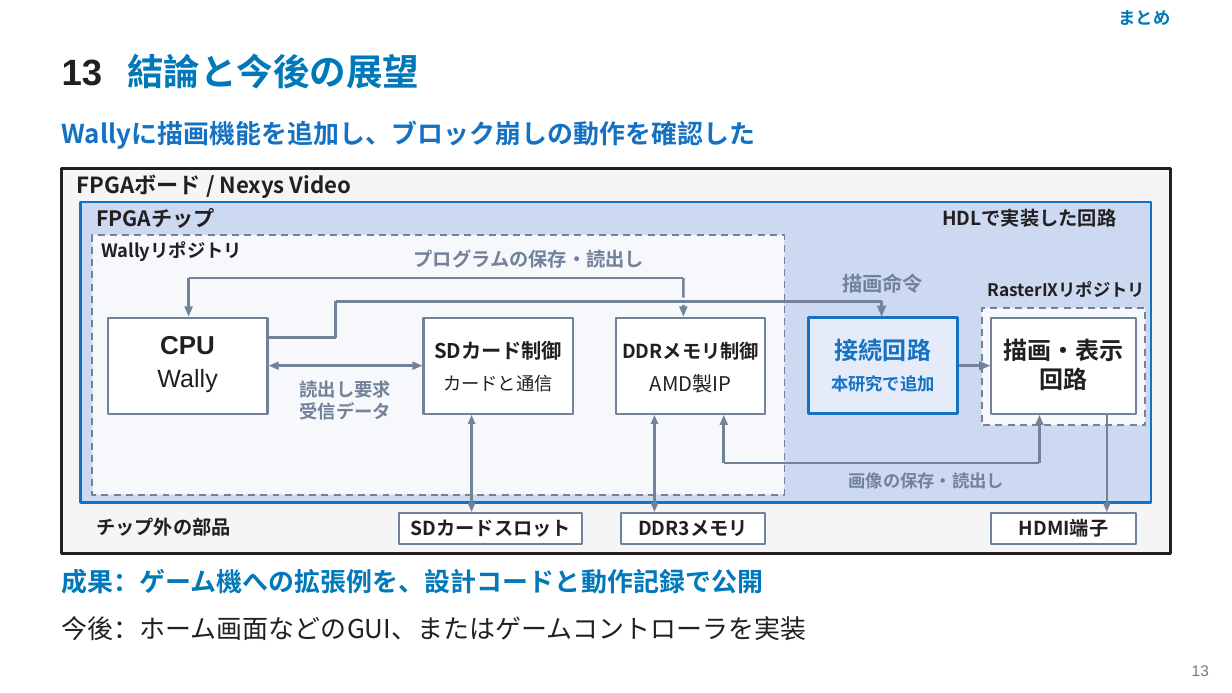
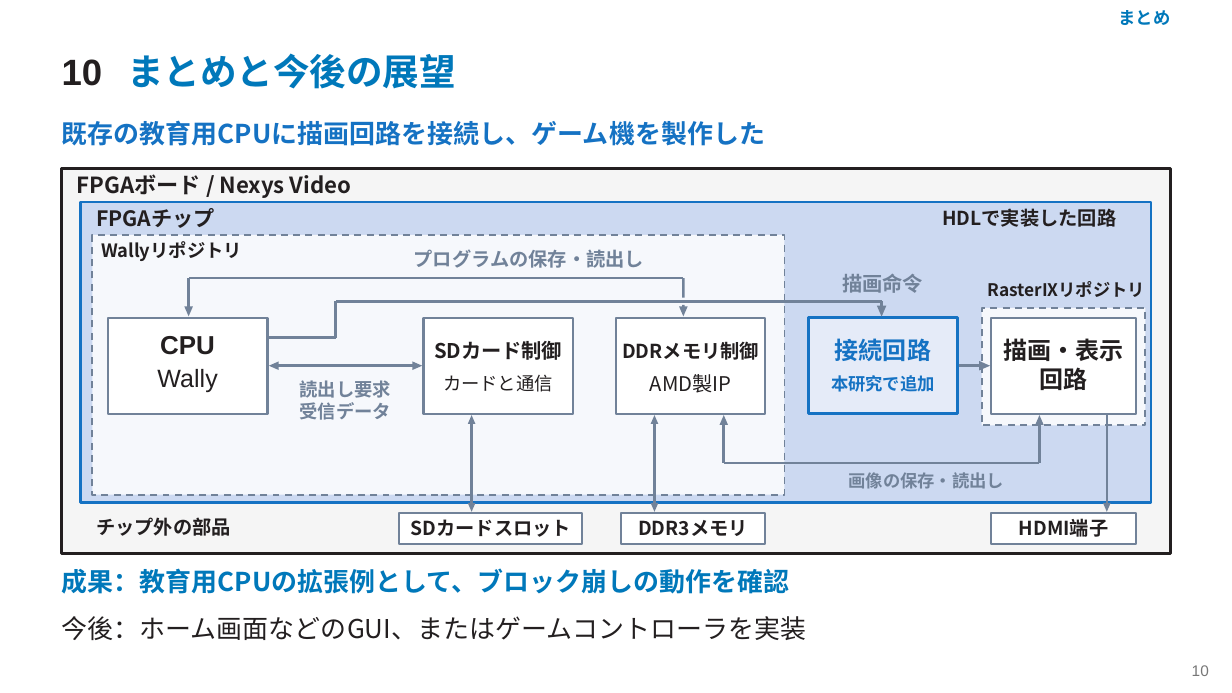
Before and after one commit to SoshiroFujimori/wally-game-console-research, a slide deck: slide 10 of docs/presentation/中間発表_主要事項.pptx (slide 13 before the commit). Drawn at 1232x693 pixels with LibreOffice and Linux fonts; fonts in the diff are those of the drawing. Boxes give left, top, right and bottom in pixels: in the first picture for what was removed or moved away, otherwise in the second. Text is boxed around its words. In the diff, an @@ line names an element or a change of style, - is before the commit and + after.

```diff
--- a/docs/presentation/中間発表_主要事項.pptx
+++ b/docs/presentation/中間発表_主要事項.pptx
@@ text at (62,59,103,86): text changed @@
-13
+10
@@ text at (127,53,456,89): text changed @@
-結論と今後の展望
+まとめと今後の展望
@@ text at (62,120,765,146): text changed @@
-Wallyに描画機能を追加し、ブロック崩しの動作を確認した
+既存の教育用CPUに描画回路を接続し、ゲーム機を製作した
@@ text at (62,568,790,594): text changed @@
-成果：ゲーム機への拡張例を、設計コードと動作記録で公開
+成果：教育用CPUの拡張例として、ブロック崩しの動作を確認
@@ text at (1192,665,1209,676): text changed @@
-13
+10
```
Also in this commit, not shown: 8 other slides changed, 19 slides removed, 39 other files.
